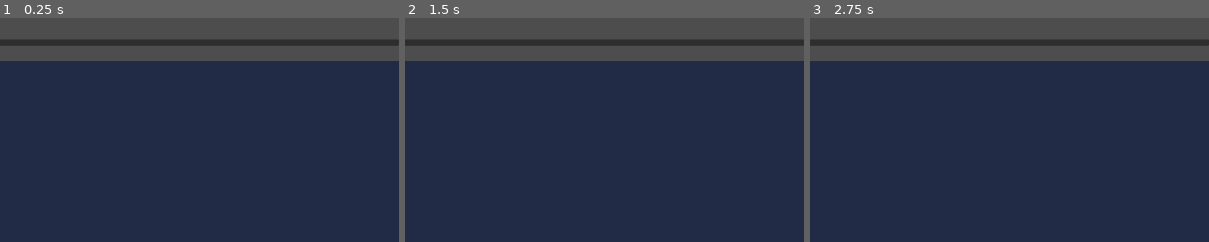
Above: before the commit, frames 1-3 (left to right).
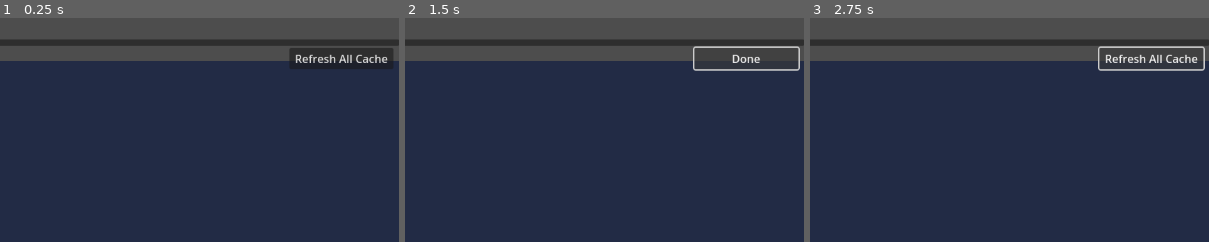
Above: after the commit, the same moments.

Repository: Ksawex4/NovaProot-Hub
Game: Godot game, scene res://scenes/main_desktop.tscn
Two runs of this game, one before a commit and one after it. Both use one fixed random seed, a clock stepped at 60 frames per second and the inputs below. The engine's default icon, where the game draws it, is replaced by a stand-in: a white triangle on a blue panel in a dark square.
Inputs (mouse positions are % of the whole screen's width and height, from its top left):
- Up to frame 1 (0.25 s): no input
- Up to frame 2 (1.5 s): click (93, 9) at 0.5 s, where only the run after the commit has a clickable "Refresh All Cache"; click (93, 9) at 1.25 s, where only the run after the commit has a clickable "Done"
- Up to frame 3 (2.75 s): click (93, 9) at 2 s, where only the run after the commit has a clickable "Done"
The pictures show only the part of the screen within x 50-100%, y 0-50%; the shares and areas given below are measured in that part.

The runs differ from the first frame. In frame 1, 2.3% of the frame differs, in the area x 72-99%, y 13-23%; in frame 2, 0.7%; in frame 3, 1.0%.

Commit message:
Added refresh all cache button

Diff:
--- a/scenes/main_desktop.tscn
+++ b/scenes/main_desktop.tscn
@@ -6,6 +6,7 @@
 [ext_resource type="Theme" uid="uid://ddkttranllejt" path="res://theme.tres" id="3_dmipi"]
 [ext_resource type="Script" uid="uid://ch5nfolwjnqeu" path="res://scripts/game_page.gd" id="3_wtlur"]
 [ext_resource type="Script" uid="uid://cl6mtal156fbu" path="res://scripts/launch.gd" id="5_yoxav"]
+[ext_resource type="Script" uid="uid://bhqodvw0ou7o6" path="res://scripts/RefreshButton.gd" id="7_g2tc1"]
 [ext_resource type="Script" uid="uid://c82ue3a1tl3xf" path="res://scripts/settings.gd" id="7_uxsxu"]
 
 [sub_resource type="LabelSettings" id="LabelSettings_uttt5"]
@@ -85,6 +86,15 @@
 color = Color(0.13333334, 0.16862746, 0.27058825, 1)
 script = ExtResource("1_bwdwl")
 
+[node name="RefreshButton" type="Button" parent="TabContainer/Games"]
+layout_mode = 0
+offset_left = 994.0
+offset_top = 12.0
+offset_right = 1144.0
+offset_bottom = 43.0
+text = "Refresh All Cache"
+script = ExtResource("7_g2tc1")
+
 [node name="Settings" type="TabBar" parent="TabContainer"]
 visible = false
 layout_mode = 2
@@ -108,5 +118,6 @@
 [connection signal="pressed" from="TabContainer/Games/Games/GamePage/Middle/Launch" to="TabContainer/Games/Games/GamePage" method="_on_launch_pressed"]
 [connection signal="item_selected" from="TabContainer/Games/Games/GamePage/Middle/Versions" to="TabContainer/Games/Games/GamePage" method="_on_versions_item_selected"]
 [connection signal="item_selected" from="TabContainer/Games/Games/GamePage/Middle/Os" to="TabContainer/Games/Games/GamePage" method="_on_os_item_selected"]
+[connection signal="pressed" from="TabContainer/Games/RefreshButton" to="TabContainer/Games/RefreshButton" method="_on_pressed"]
 [connection signal="text_submitted" from="TabContainer/Settings/GithubApiKey" to="TabContainer/Settings" method="_on_github_api_key_text_submitted"]
 [connection signal="toggled" from="TabContainer/Settings/RemoveAfterInstall" to="TabContainer/Settings" method="_on_remove_after_install_toggled"]
--- /dev/null
+++ b/scripts/RefreshButton.gd
@@ -0,0 +1,10 @@
+extends Button
+
+
+func _on_pressed() -> void:
+	if text == "Refresh All Cache":
+		text = "Refreshing"
+		await CacheMan.recache_files(true)
+		text = "Done"
+		await get_tree().create_timer(2).timeout
+		text = "Refresh All Cache"
--- a/scripts/game_page.gd
+++ b/scripts/game_page.gd
@@ -8,6 +8,11 @@
 @onready var changelog: RichTextLabel = $Changelog
 var Game_version: Dictionary = {}
 var Game_id: String = ""
+
+
+func _ready() -> void:
+	CacheMan.UpdateTags.connect(_update_tags)
+	CacheMan.UpdateVersion.connect(_update_version)
 
 
 func update_shown_game(game_id: String, game_icon: Texture2D) -> void:
@@ -43,7 +48,26 @@
 func _on_os_item_selected(index: int) -> void:
 	launch.update_state(Game_id, "", os.get_item_text(index))
 
+
 func _on_launch_pressed() -> void:
 	var version := versions.get_item_text(versions.selected)
 	var Os := os.get_item_text(os.selected)
 	launch.on_pressed(Game_id, version, Game_version, Os)
+
+
+func _update_tags(game_id: String, tags: PackedStringArray) -> void:
+	if game_id == Game_id:
+		var game: Dictionary = GamesMan.Games.get(game_id)
+		if game:
+			game_name.text = game.get("name", "Nonexistent Name")
+			var game_versions := await GithubApiMan.get_repo_tags(game.get("repo", ""), game_id)
+			for version in game_versions:
+				versions.add_item(version)
+			versions.select(0)
+			_on_versions_item_selected(0)
+
+
+func _update_version(game_id: String, version: String) -> void:
+	if game_id == Game_id and version == versions.get_item_text(versions.selected):
+		Game_version = await GithubApiMan.get_repo_version(GamesMan.Games.get("game", ""), Game_id, version)
+		changelog.text = Game_version.get("name", "fail") + "\n" + Game_version.get("body", "fail")
--- a/scripts/globals/CacheManager.gd
+++ b/scripts/globals/CacheManager.gd
@@ -13,6 +13,9 @@
 
 var RefreshCacheTimer := Timer.new()
 signal UpdateIcon(game_id: String, icon: Texture2D)
+signal UpdateGames()
+signal UpdateTags(game_id: String, tags: PackedStringArray)
+signal UpdateVersion(game_id: String, version: String)
 
 func _ready() -> void:
 	add_child(RefreshCacheTimer)
@@ -45,9 +48,11 @@
 						print("Failed to recache games")
 						continue
 					GamesMan.Games = new_games["data"]
+					UpdateGames.emit()
 				"tags.json":
 					print(file_path, " age: %s" % file_age)
-					await GithubApiMan.get_repo_tags(GamesMan.Games[game_id]["repo"], game_id, true)
+					var new_tags := await GithubApiMan.get_repo_tags(GamesMan.Games[game_id]["repo"], game_id, true)
+					UpdateTags.emit(game_id, PackedStringArray(new_tags))
 				"icon.png":
 					print(file_path, " age: %s" % file_age) # this works
 					var new_icon := await get_icon(game_id, "icon.png", "", true)
@@ -57,6 +62,7 @@
 
 					if file_name.begins_with("v"):
 						GithubApiMan.get_repo_version(GamesMan.Games[game_id]["repo"], game_id, file_name.get_basename(), true)
+						UpdateVersion.emit(game_id, file_name.get_basename(), GamesMan.Games[game_id]["repo"])
 					else:
 						print("Don't know what to do with this cache file: ", file_path)
 
Not shown: 1 places in scenes/main_desktop.tscn that only renumber resources
Not shown, added: scripts/RefreshButton.gd.uid
